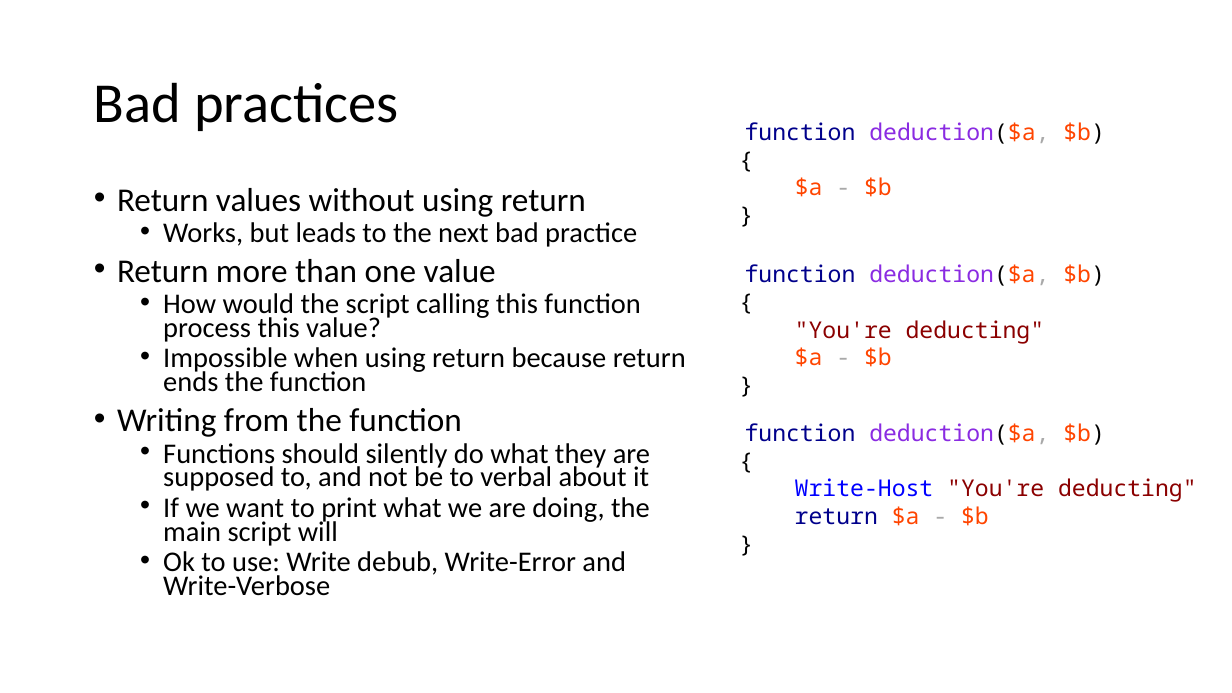
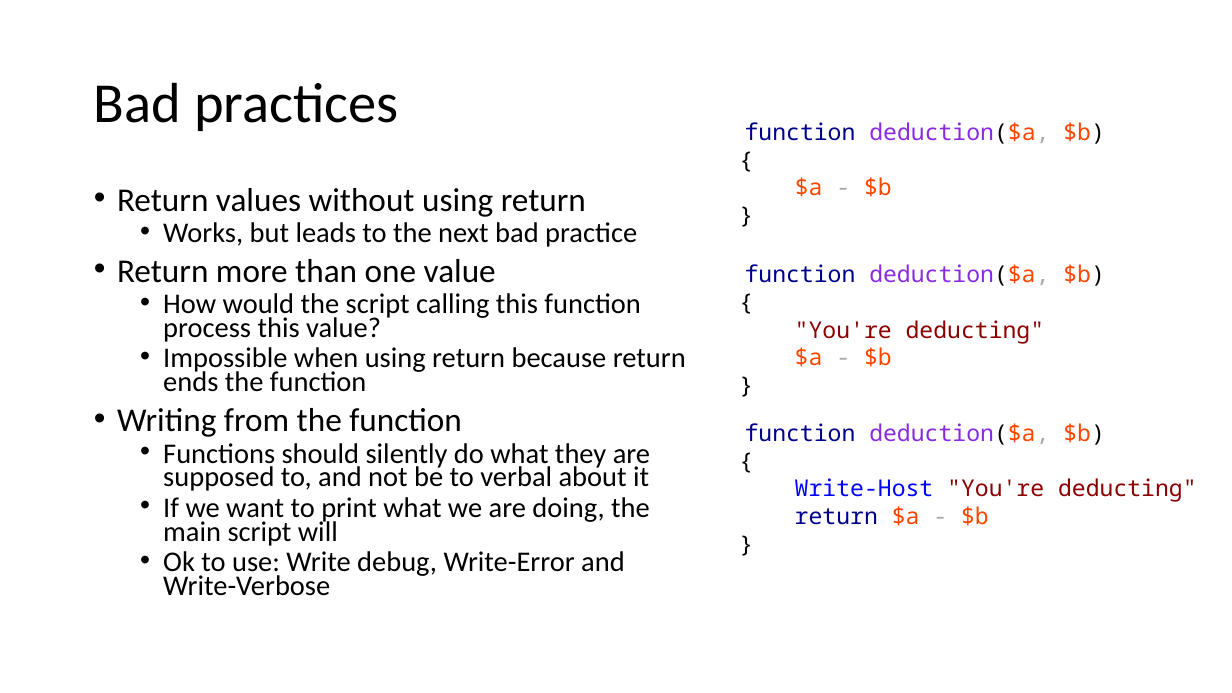
Before and after one commit to mjochen/PS-Basic-course, a slide deck: slide 21 of 3 - On scripts.pptx. Drawn at 1232x693 pixels with LibreOffice and Linux fonts; fonts in the diff are those of the drawing. Boxes give left, top, right and bottom in pixels: in the first picture for what was removed or moved away, otherwise in the second. Text is boxed around its words. In the diff, an @@ line names an element or a change of style, - is before the commit and + after.

```diff
--- a/3 - On scripts.pptx
+++ b/3 - On scripts.pptx
@@ text at box(163, 551, 625, 596): text changed @@
-  • Ok to use: Write debub, Write-Error and
-    Write-Verbose
+  • Ok to use: Write debug, Write-Error and
+    Write-Verbose
```
Also in this commit, not shown: 1 other slide changed, 2 other files.
